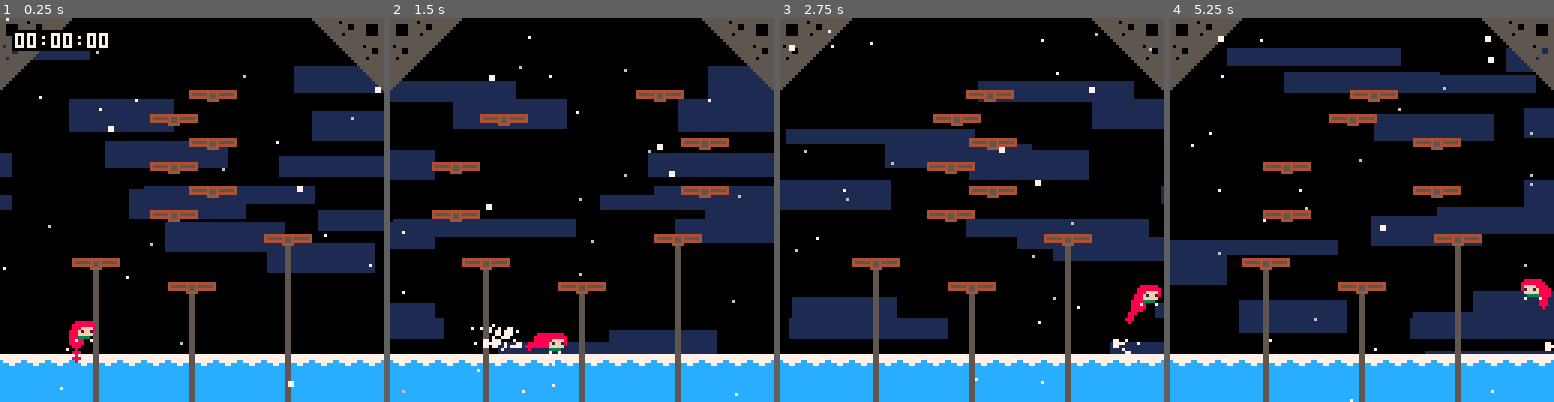
Above: before the commit, frames 1-4 (left to right).
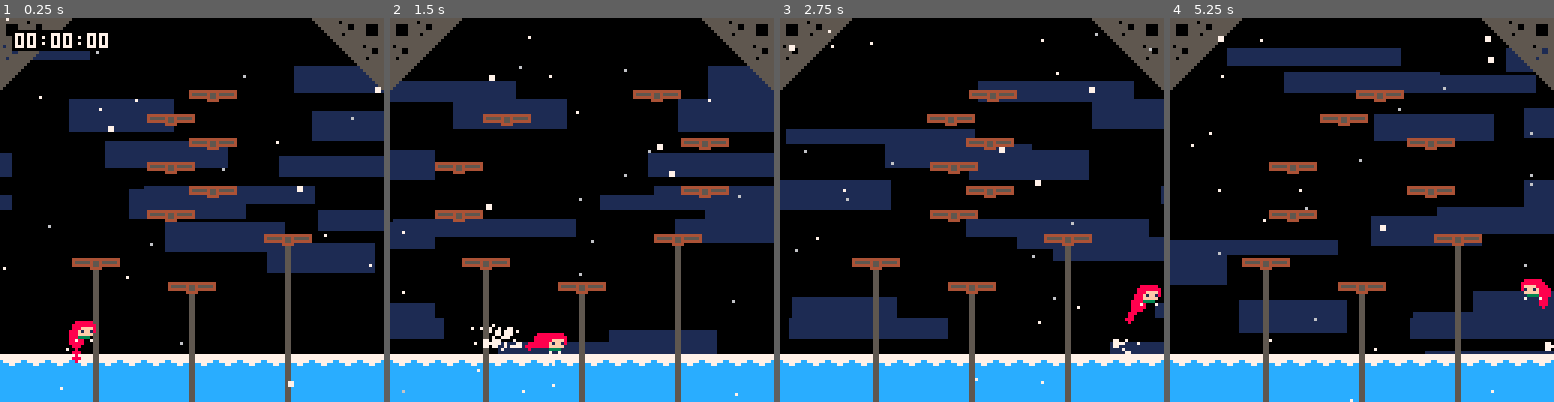
Above: after the commit, the same moments.

Repository: CelesteClassic/newleste.p8
Game: PICO-8 cartridge resort.p8
The game is run twice, just before and just after one commit, with the same random seed, the same clock (stepped at 60 frames per second) and the same inputs.
Inputs:
- Up to frame 1 (0.25 s): no input
- Up to frame 2 (1.5 s): tap X (X key) at 0.33, 1.07 s; tap O (Z key) at 0.7 s
- Up to frame 3 (2.75 s): hold Right 1.6-2.1 s; tap O (Z key) at 1.7, 2.1, 2.5 s; tap X (X key) at 1.85 s; hold Up 2.15-2.42 s; hold Right from 2.47 s (still down)
- Up to frame 4 (5.25 s): tap O (Z key) every 0.4 s from 2.9 to 4.9 s; tap X (X key) at 2.97, 4.08, 5.2 s; release Right at 3.03 s; hold Left 3.08-3.58 s; hold Down 3.63-3.97 s; hold Right 4.02-4.68 s; hold Up 4.73-5.03 s; hold Left from 5.08 s (still down)

The runs differ from the first frame. In frame 1, 0.3% of the frame differs, in the area x 38-52%, y 25-54%; in frame 2, 0.4%; in frame 3, 0.6%; in frame 4, 1.0%, in the area x 24-76%, y 18-54%.

Commit message:
Fixed the hitbox/timing issue with moving platforms

Diff:
--- a/resort.p8
+++ b/resort.p8
@@ -444,7 +444,7 @@
 
 -- <moving platform> --
 
---appears to be working fine, excluding the hitbox issue
+--player shifting bug to fix
 
 moving_platform = {
   init=function(this)
@@ -452,7 +452,7 @@
       this.x-=8
     end
     this.start_x,this.start_y=this.x,this.y
-    this.hitbox=rectangle(-1,0,17,0) --hitbox too wide, but left and right moving platforms go out of sync otherwise. I have no idea why
+    this.hitbox=rectangle(0,0,16,0) --hitbox too wide, but left and right moving platforms go out of sync otherwise. I have no idea why
     this.semisolid_obj=true
     this.direction = this.spr==45 and 1 or -1
     this.changing=false
@@ -463,7 +463,7 @@
 
     --horizontal movement
 
-    this.spd.x = appr(this.spd.x,this.direction,0.5)
+    this.spd.x = appr(this.spd.x,this.direction,0.6)
     local t_hit=this.check(platform_end,-1,0) or this.check(platform_end,1,0) --collision to check
     if this.first<=0 then
       if this.spr==45 then
